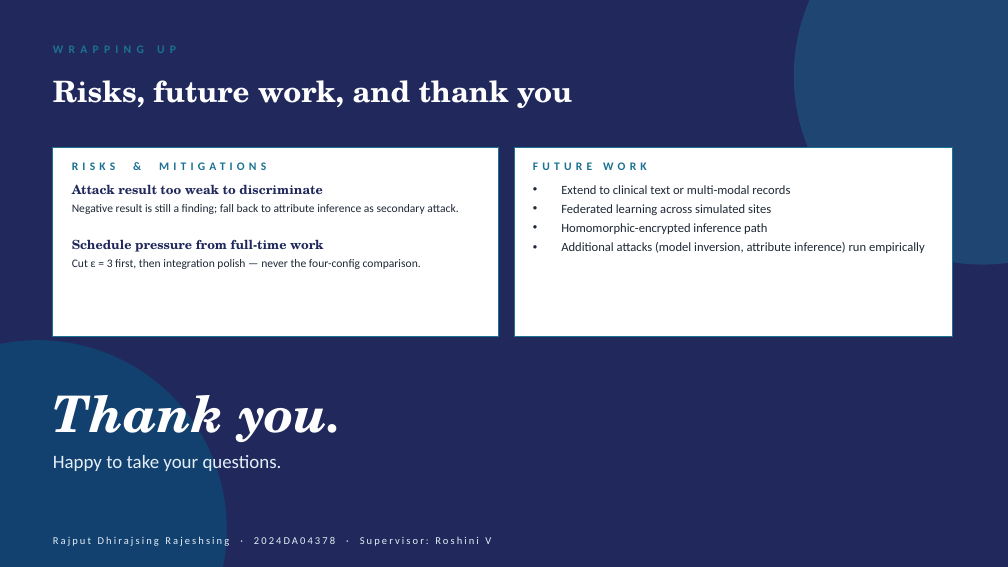
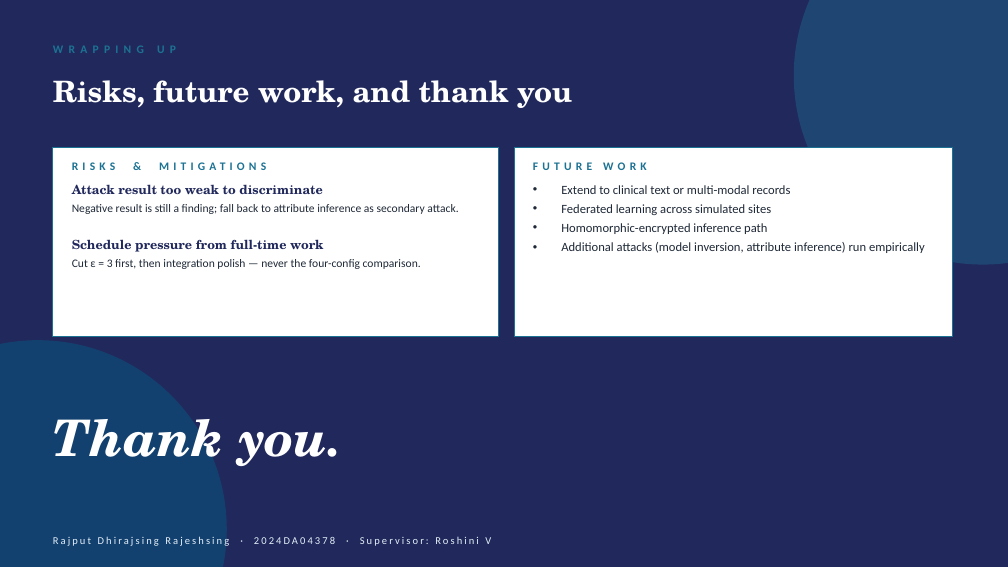
Before and after one commit to dhirajsing-rajput-2108/Secure-AI-Pipeline-for-Sensitive-Data, a slide deck: slide 8 of Outline_VIVA_Secure_AI_Pipeline.pptx (slide 10 before the commit). Drawn at 1008x567 pixels with LibreOffice and Linux fonts; fonts in the diff are those of the drawing. Boxes give left, top, right and bottom in pixels: in the first picture for what was removed or moved away, otherwise in the second. Text is boxed around its words. In the diff, an @@ line names an element or a change of style, - is before the commit and + after.

```diff
--- a/Outline_VIVA_Secure_AI_Pipeline.pptx
+++ b/Outline_VIVA_Secure_AI_Pipeline.pptx
@@ text "Thank you.": place and size @@
-text "Thank you." at bbox=[53, 395, 342, 442]
+text "Thank you." at bbox=[53, 419, 342, 466]
@@ text removed at bbox=[53, 455, 282, 471] @@
-Happy to take your questions.
```
Also in this commit, not shown: 7 other slides changed, 2 slides removed.
